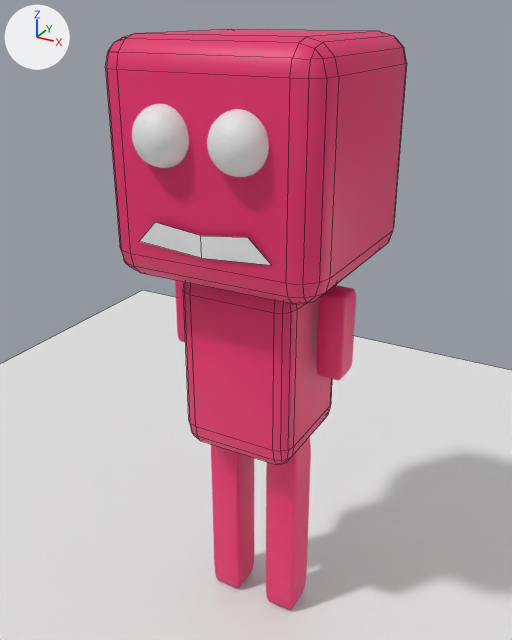
Two versions of the Blender file blender-models/boxman3.blend, one commit apart.
Camera for both pictures: a camera (50 mm lens) standing at (3.0, -5.58, 7.19) and looking at (-0.08, 0.03, 4.38). The axes (+X, +Y, +Z) are drawn at upper left. The lights are the same throughout. Mesh edges are drawn as thin lines on the coarser meshes.

The older version as bpy lines, for what is in view:
```python
me_cube = bpy.data.meshes.new('Cube')
me_cube.from_pydata(...)  # 96 vertices, 98 faces; spans x -1.0..1.0, y -1.0..1.0, z 0.0..2.0
me_cube.polygons.foreach_set('use_smooth', [True] * 98)
me_cube.materials.append(mat_material_001)  # pink #e72b6d
me_cube_005 = bpy.data.meshes.new('Cube.005')
me_cube_005.from_pydata(...)  # 96 vertices, 98 faces; spans x -1.0..1.0, y -1.0..1.0, z -1.96..0.04
me_cube_005.polygons.foreach_set('use_smooth', [True] * 98)
me_cube_005.materials.append(mat_material_001)  # pink #e72b6d
me_plane_001 = bpy.data.meshes.new('Plane.001')
me_plane_001.from_pydata(...)  # 4 vertices, 1 face; spans x 0.0..2.98, y -1.33..-0.2, z -0.06..0.06
# before: 1 (2.98, -1.14, -0.06) at pixel (271, 265), 3 (2.05, -0.2, 0.06) at pixel (247, 237)
ob_cube = bpy.data.objects.new('Cube', me_cube)
ob_cube.location = (0.0, 0.0, 5.0)
ob_cube_005 = bpy.data.objects.new('Cube.005', me_cube_005)
ob_cube_005.location = (-0.35, 0.0, 3.12)
ob_cube_005.scale = (0.175, 0.203, 1.08)
ob_plane_001 = bpy.data.objects.new('Plane.001', me_plane_001)
ob_plane_001.location = (0.0, -1.03, 5.63)
ob_plane_001.rotation_euler = (1.571, 0.0, 0.0)  # degrees (90, 0, 0)
ob_plane_001.scale = (0.211, 0.211, 0.211)
_m = ob_plane_001.modifiers.new('Mirror', 'MIRROR')
_m.use_clip = True
# also in view: 'Cube.002' at (0.78, 0.0, 4.44); 'Sphere' at (0.35, -0.99, 6.28); 'Cube.004' at (0.32, 0.0, 2.09); 'Plane' at (0.0, 0.0, 1.01); 'Sphere.001' at (-0.34, -0.99, 6.28)
```
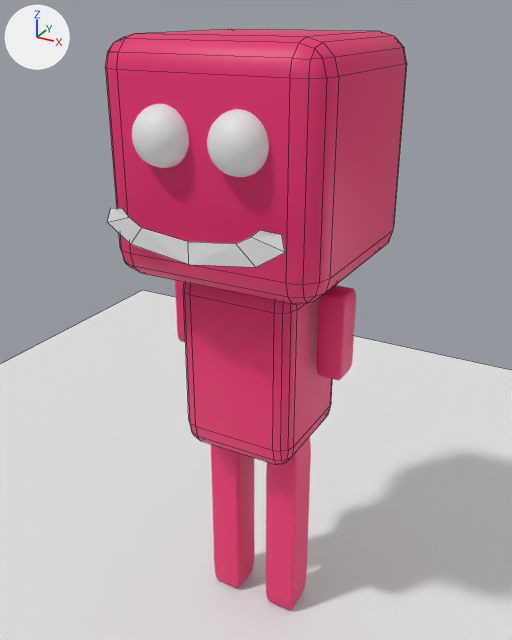
What differs and where, as boxes [x1, y1, x2, y2] in the pictures (512 x 640 px):
'Plane.001', reshaped, moved (34% wider, 36% taller): before [139, 222, 271, 265]; after [108, 208, 285, 267]

Diff of the bpy script that builds the scene:
```diff
--- a/blender-models/boxman3.blend.py
+++ b/blender-models/boxman3.blend.py
@@ me_plane_001 @@
 me_plane_001.from_pydata(...)  # 4 vertices, 1 face; spans x 0.0..2.98, y -1.33..-0.2, z -0.06..0.06
 # used by ob_plane_001; location = (0.0, -1.03, 5.63); rotation_euler = (1.571, 0.0, 0.0), in degrees (90, 0, 0); scale = (0.211, 0.211, 0.211)
 # verts and faces of me_plane_001; kept vertices keep their numbers, new ones are numbered from 4
+# me_plane_001 part 1
+verts[1] = (2.77, -1.0, -0.1)  # moved, pixel (255, 267)
+verts[4] = (3.88, -0.29, -0.16)  # pixel (284, 252)
+verts[5] = (2.63, 0.12, 0.02)  # pixel (250, 237)
+verts[6] = (3.71, 0.3, -0.24)  # pixel (281, 234)
+verts[7] = (2.95, 0.41, -0.02)  # pixel (259, 230)
+faces += [(1, 4, 5, 3), (4, 6, 7, 5)]
@@ ob_plane_001 @@
 ob_plane_001 = bpy.data.objects.new('Plane.001', me_plane_001)
-ob_plane_001.location = (0.0, -1.03, 5.63)
+ob_plane_001.location = (0.0, -1.21, 5.63)
 ob_plane_001.rotation_euler = (1.571, 0.0, 0.0)  # degrees (90, 0, 0)
```
